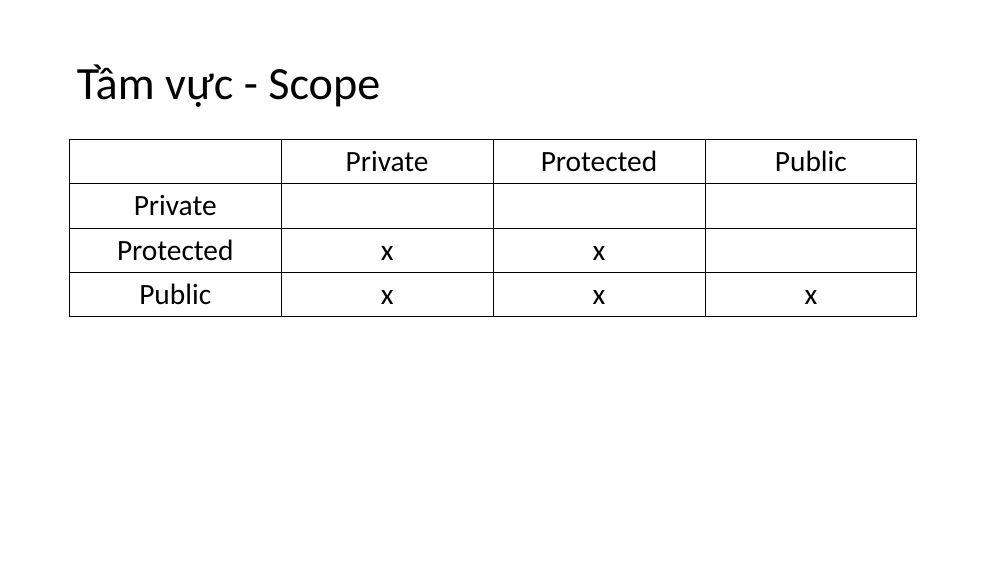
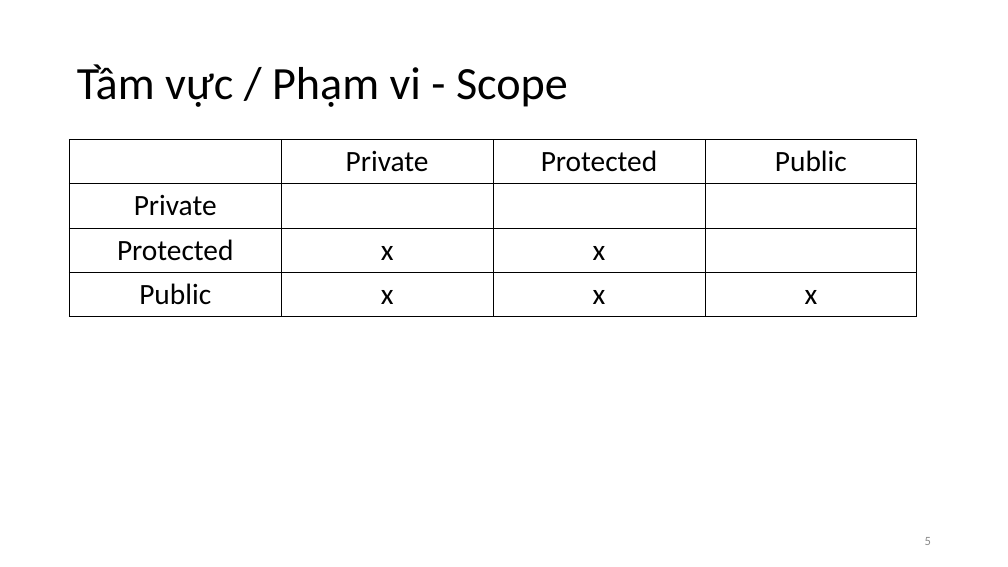
Before and after one commit to vutuanhai237/CourseMaterials, a slide deck: slide 5 of IT002-OOP/Slide thực hành/Lab 3. Constructor-Destructor-Scope-Get-Set.pptx. Drawn at 1008x567 pixels with LibreOffice and Linux fonts; fonts in the diff are those of the drawing. Boxes give left, top, right and bottom in pixels: in the first picture for what was removed or moved away, otherwise in the second. Text is boxed around its words. In the diff, an @@ line names an element or a change of style, - is before the commit and + after.

```diff
--- a/IT002-OOP/Slide thực hành/Lab 3. Constructor-Destructor-Scope-Get-Set.pptx
+++ b/IT002-OOP/Slide thực hành/Lab 3. Constructor-Destructor-Scope-Get-Set.pptx
@@ title at [77, 64, 568, 107]: text changed @@
-Tầm vực - Scope
+Tầm vực / Phạm vi - Scope
@@ page number added at [925, 537, 931, 545], 12 pt, text #8C8C8C @@
+5
```
Also in this commit, not shown: 5 other slides changed, 5 other files.
